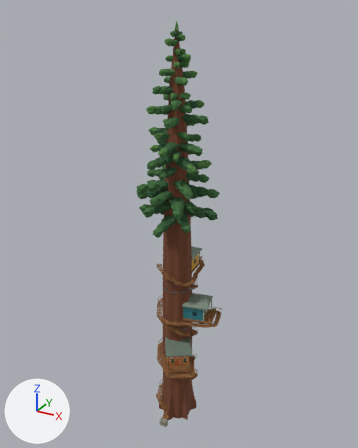
The glTF model project1/shared/geometry/arboreal/village_tree_mid.meshopt.glb as it was, and as the next commit left it.
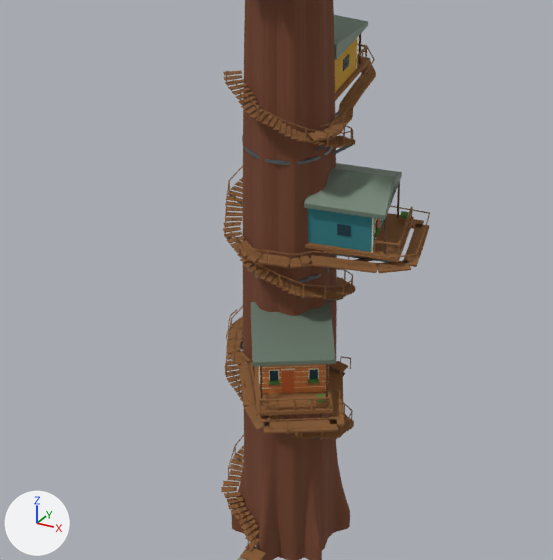
Each version is shown whole from a camera (50 mm lens) standing at (48.7, -87.7, 95.1) and looking at (-0.6, 1.9, 50.3), then close up on the part from 24% to 73% of the width and 54% to 93% of the height. Arrows for +X, +Y and +Z are at lower left; the lights stay in place. The last two pictures show the newer version. Vertices at exactly the same position are counted once.

The older version as bpy lines, for what is in view:
```python
me_mesh_0 = bpy.data.meshes.new('Mesh_0')
me_mesh_0.from_pydata(...)  # 45596 vertices, 55176 faces; spans x -9.7..10.4, y -10.0..10.2, z -1.6..92.6
me_mesh_0.materials.append(mat_trim)  # beige #e9ddbf
me_mesh_0.materials.append(mat_roof_tin)  # grey #7a8b7c
me_mesh_0.materials.append(mat_timber)  # brown #8b5e34
me_mesh_0.materials.append(mat_brace_timber)  # brown #5b3f2a
me_mesh_0.materials.append(mat_glass)  # dark cyan #1d3b46
me_mesh_0.materials.append(mat_door)  # orange #c6612c
me_mesh_0.materials.append(mat_planting)  # green #4e7d34
me_mesh_0.materials.append(mat_bracket_steel)  # grey #6f767a
me_mesh_0.materials.append(mat_redwood_bark)  # brown #75452e
me_mesh_0.materials.append(mat_redwood_foliage_dark)  # dark green #2f5a34
me_mesh_0.materials.append(mat_redwood_foliage_mid)  # dark green #3e6c3a
me_mesh_0.materials.append(mat_redwood_foliage_new)  # green #4f7f3f
me_mesh_0.materials.append(mat_redwood_branch_bark)  # brown #75452e
me_mesh_0.materials.append(mat_stair_entry_stone)  # grey #8e897c
me_mesh_0.materials.append(mat_siding_d07a3a)  # orange #d07a3a
me_mesh_0.materials.append(mat_siding_2e7c84)  # cyan #2e7c84
me_mesh_0.materials.append(mat_siding_c99a2e)  # orange #c99a2e
ob_village_tree_mid = bpy.data.objects.new('village_tree_mid', me_mesh_0)
ob_village_tree_mid.location = (0.0, 0.0, 0.0)
```
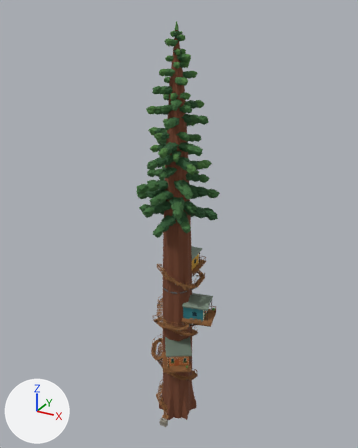
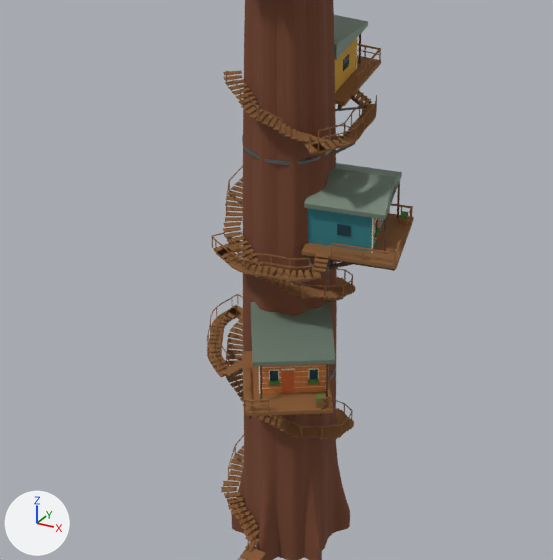
Changed parts and their boxes (x1, y1, x2, y2) in the close-ups (553 x 560 px; the box of a moved part takes in the faces that stretch with it):
'village_tree_mid', reshaped: before (221, 0, 430, 560); after (207, 0, 414, 560)
part 1 of me_mesh_0, moved or reshaped: before (311, 400, 313, 410); after (320, 399, 322, 410)
part 2 of me_mesh_0, moved or reshaped: before (234, 355, 251, 366); after (217, 367, 227, 377)
part 3 of me_mesh_0, moved or reshaped: before (226, 345, 241, 355); after (214, 363, 228, 372)
part 4 of me_mesh_0, moved or reshaped: before (227, 339, 242, 346); after (212, 359, 226, 368)
part 5 of me_mesh_0, moved or reshaped: before (228, 350, 245, 361); after (209, 355, 224, 365)
part 6 of me_mesh_0, moved or reshaped: before (229, 334, 242, 340); after (207, 352, 221, 359)
part 7 of me_mesh_0, moved or reshaped: before (229, 327, 243, 334); after (207, 347, 221, 353)
part 8 of me_mesh_0, moved or reshaped: before (231, 320, 243, 329); after (209, 335, 223, 340)
part 9 of me_mesh_0, moved or reshaped (mostly hidden before): before (238, 317, 243, 322); after (211, 322, 225, 328)
part 10 of me_mesh_0, deleted: before (225, 45, 430, 434)
part 11 of me_mesh_0, built on: before (225, 44, 414, 416); after (207, 44, 414, 419)

The change in detail:
me_mesh_0 is used by ob_village_tree_mid; location (0.0, 0.0, 0.0).
me_mesh_0 had 45596 vertices, 55176 faces and spanned x -9.7..10.4, y -10.0..10.2, z -1.6..92.6.
me_mesh_0 now has 45954 vertices, 55712 faces and spans x -9.7..9.6, y -9.7..9.1, z -1.6..92.6.
me_mesh_0 part 1: the loose piece of 8 vertices spanning x 5.7..5.8, y -7.1..-6.9, z 18.1..19.1 is moved by (0.6, 0.3, 0.0).
me_mesh_0 part 2: the loose piece of 8 vertices spanning x -2.5..-1.4, y -4.4..-3.2, z 17.2..17.3 is moved by (-0.5, -1.7, 0.0).
me_mesh_0 part 3: the loose piece of 8 vertices spanning x -3.9..-2.6, y -3.6..-2.4, z 17.2..17.3 is turned 18.9 degrees about the z axis through its middle and scaled by 0.942, then moved by (0.3, -2.3, 0.0).
me_mesh_0 part 4: the loose piece of 8 vertices spanning x -4.2..-3.0, y -2.8..-1.8, z 17.2..17.3 is turned 34.2 degrees about the z axis through its middle and scaled by 0.943, then moved by (0.2, -2.6, 0.0).
me_mesh_0 part 5: the loose piece of 8 vertices spanning x -3.2..-2.1, y -4.1..-2.8, z 17.2..17.3 is turned -14 degrees about the z axis through its middle and scaled by 0.934, then moved by (-1.2, -1.1, 0.0).
me_mesh_0 part 6: the loose piece of 8 vertices spanning x -4.6..-3.3, y -2.2..-1.0, z 17.2..17.3 is turned 12.9 degrees about the z axis through its middle and scaled by 0.952, then moved by (-0.3, -2.7, 0.0).
me_mesh_0 part 7: the loose piece of 8 vertices spanning x -4.9..-3.7, y -1.5..-0.3, z 17.2..17.3 is turned 6.5 degrees about the z axis through its middle and scaled by 0.936, then moved by (-0.2, -2.9, 0.0).
me_mesh_0 part 8: the loose piece of 8 vertices spanning x -5.0..-3.9, y -0.6..0.3, z 17.2..17.3 is turned 32.2 degrees about the z axis through its middle and scaled by 0.926, then moved by (-0.8, -2.3, 0.0).
me_mesh_0 part 9: the loose piece of 8 vertices spanning x -4.9..-3.6, y 0.1..1.2, z 17.2..17.3 is turned 37.4 degrees about the z axis through its middle and scaled by 0.945, then moved by (-1.6, -1.6, 0.0).
me_mesh_0 part 10: 153 loose pieces with 1270 vertices, spanning x -4.8..10.4, y -10.0..10.2, z 16.1..44.0, are deleted.
me_mesh_0 part 11: 47 vertices moved from x -4.4..9.4, y -9.2..9.0, z 17.0..39.6 to x -4.4..9.6, y -9.7..9.1, z 17.0..39.6; 67 vertices removed from x -5.1..4.7, y -5.0..8.9, z 17.0..39.8; 1695 vertices added at x -6.5..9.6, y -9.7..9.0, z 17.0..41.6.
Other edits to the shape of me_mesh_0 do not show in these pictures.
